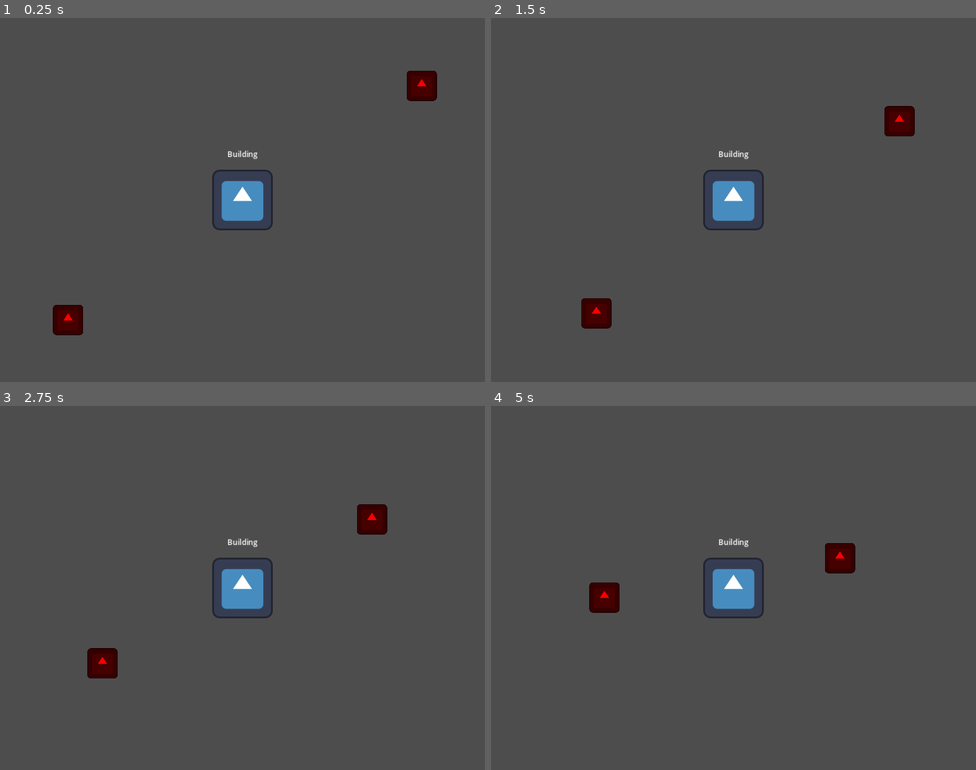
Above: before the commit, frames 1-4 (two rows, left to right).
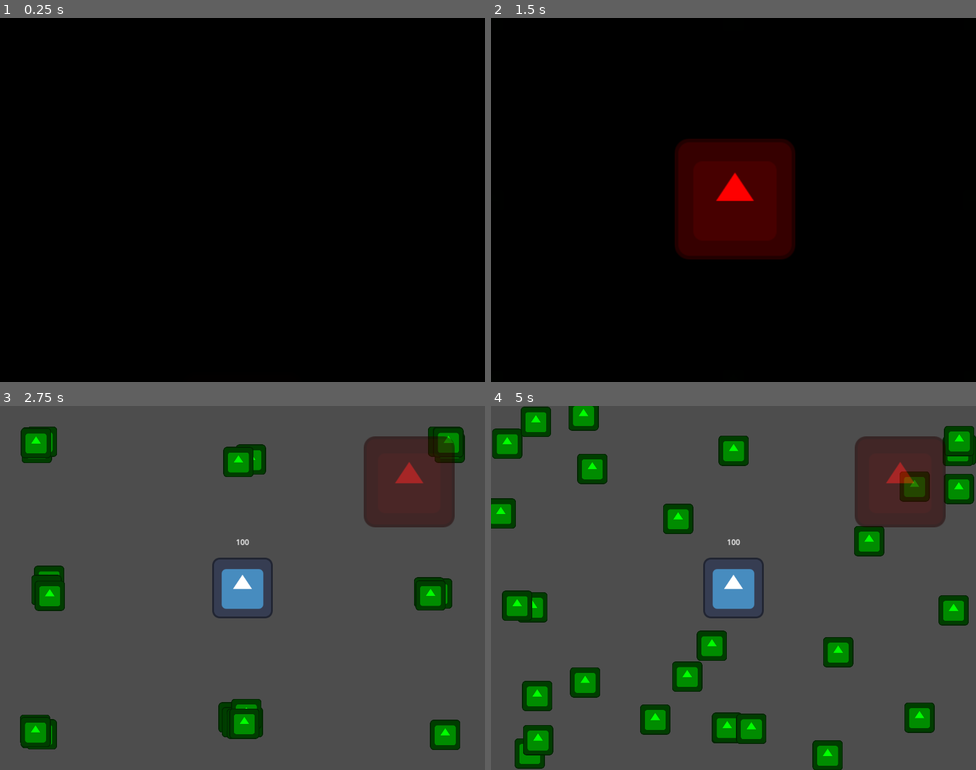
Above: after the commit, the same moments.

Repository: SamuelScerri/Score-Space-Jam
Game: Godot game, scene res://Game Area.tscn
Two runs of this game, one before a commit and one after it. Both use one fixed random seed, a clock stepped at 60 frames per second and the inputs below. The engine's default icon, where the game draws it, is replaced by a stand-in: a white triangle on a blue panel in a dark square.
Inputs (mouse positions are in pixels of both pictures, inside the frame that each line leads up to):
- Up to frame 1 (0.25 s): no input
- Up to frame 2 (1.5 s): click (733, 305) at 1.25 s, where only the run after the commit has a clickable "Confirm"
- Up to frame 3 (2.75 s): no input
- Up to frame 4 (5 s): no input

The runs differ from the first frame. In frame 1, 100% of the frame differs, in the area x 0-100%, y 0-100%; in frame 2, 100%; in frame 3, 11%; in frame 4, 18%.

Commit message:
Added Citizens & Polished
Enemies Will Now Spawn Behind The Furthest Citizen, Citizens Will Move Around The Are Freely Whilst Avoiding The Boundaries As Well As The Building

Diff:
--- /dev/null
+++ b/Game Area.gd
@@ -0,0 +1,42 @@
+extends Node
+
+var score: int = 0
+
+@onready var user_interface = $Interface
+
+@export var max_citizens_in_area = 32
+@export var enemy_chance_percentage = .2
+
+@export var citizen_node: PackedScene
+@export var enemy_node: PackedScene
+
+func _ready():
+	Global.current_game_area = self
+	get_tree().paused = true
+
+	#We Will Now Create A Bunch Of Citizens
+	for i in range(max_citizens_in_area):
+		var citizen = citizen_node.instantiate()
+		citizen.global_position = Vector2(randi_range(0, 1) * (1024 / randi_range(1, 2)), randi_range(0, 1) * (768 / randi_range(1, 2)))
+		add_child(citizen)
+
+func start_game():
+	get_tree().paused = false
+	print("Starting Game")
+
+func get_furthest_citizen(citizens: Array, building):
+	var furthest_citizen: CharacterBody2D = null
+	var furthest_distance = 0
+
+	for citizen in citizens:
+		if furthest_distance == 0 or citizen.global_position.distance_to(building.global_position) > furthest_distance:
+			furthest_citizen = citizen
+			furthest_distance = citizen.global_position.distance_to(building.global_position)
+
+	return furthest_citizen
+
+func _on_spawn_delay_timeout():
+	var furthest_citizen = get_furthest_citizen(get_tree().get_nodes_in_group("Citizen"), get_tree().get_first_node_in_group("Building"))
+	var enemy = enemy_node.instantiate()
+	enemy.global_position = furthest_citizen.global_position
+	add_child(enemy)
--- a/Game Area.tscn
+++ b/Game Area.tscn
@@ -1,13 +1,24 @@
-[gd_scene load_steps=3 format=3 uid="uid://bcarqfq1aej1t"]
+[gd_scene load_steps=6 format=3 uid="uid://bcarqfq1aej1t"]
 
 [ext_resource type="PackedScene" uid="uid://b38v3dryhbbjo" path="res://Nodes/Building.tscn" id="1_r261b"]
+[ext_resource type="Script" path="res://Game Area.gd" id="1_sroek"]
 [ext_resource type="PackedScene" uid="uid://cm2ftyt7r5ag0" path="res://Nodes/Enemy.tscn" id="2_216sn"]
+[ext_resource type="PackedScene" uid="uid://dct41s4dgk0i4" path="res://Interface.tscn" id="2_tfo6k"]
+[ext_resource type="PackedScene" uid="uid://ids3m7jc5tp5" path="res://Nodes/Citizen.tscn" id="4_3nsmv"]
 
 [node name="Game Area" type="Node"]
+process_mode = 1
+script = ExtResource("1_sroek")
+citizen_node = ExtResource("4_3nsmv")
+enemy_node = ExtResource("2_216sn")
+
+[node name="Interface" parent="." instance=ExtResource("2_tfo6k")]
+visible = false
 
 [node name="Building" parent="." instance=ExtResource("1_r261b")]
 
-[node name="Enemy" parent="." instance=ExtResource("2_216sn")]
+[node name="Spawn Delay" type="Timer" parent="."]
+wait_time = 4.0
+autostart = true
 
-[node name="Enemy3" parent="." instance=ExtResource("2_216sn")]
-position = Vector2(896, 128)
+[connection signal="timeout" from="Spawn Delay" to="." method="_on_spawn_delay_timeout"]
--- /dev/null
+++ b/Interface.tscn
@@ -0,0 +1,191 @@
+[gd_scene load_steps=7 format=3 uid="uid://dct41s4dgk0i4"]
+
+[ext_resource type="Script" path="res://Scripts/User Interface.gd" id="1_hxl12"]
+[ext_resource type="Texture2D" uid="uid://deh46ylnqx6qi" path="res://icon.svg" id="2_qjuej"]
+
+[sub_resource type="Animation" id="Animation_ribx5"]
+resource_name = "Begin"
+tracks/0/type = "value"
+tracks/0/imported = false
+tracks/0/enabled = true
+tracks/0/path = NodePath("Target:position")
+tracks/0/interp = 2
+tracks/0/loop_wrap = true
+tracks/0/keys = {
+"times": PackedFloat32Array(0, 1),
+"transitions": PackedFloat32Array(-2, -2),
+"update": 0,
+"values": [Vector2(512, 384), Vector2(864, 160)]
+}
+tracks/1/type = "value"
+tracks/1/imported = false
+tracks/1/enabled = true
+tracks/1/path = NodePath("Target:scale")
+tracks/1/interp = 2
+tracks/1/loop_wrap = true
+tracks/1/keys = {
+"times": PackedFloat32Array(0, 1),
+"transitions": PackedFloat32Array(-2, -2),
+"update": 0,
+"values": [Vector2(2, 2), Vector2(1.5, 1.5)]
+}
+tracks/2/type = "value"
+tracks/2/imported = false
+tracks/2/enabled = true
+tracks/2/path = NodePath("Target/Button:modulate")
+tracks/2/interp = 2
+tracks/2/loop_wrap = true
+tracks/2/keys = {
+"times": PackedFloat32Array(0, 0.1),
+"transitions": PackedFloat32Array(-2, -2),
+"update": 0,
+"values": [Color(1, 1, 1, 1), Color(1, 1, 1, 0)]
+}
+tracks/3/type = "value"
+tracks/3/imported = false
+tracks/3/enabled = true
+tracks/3/path = NodePath("Target/Button:disabled")
+tracks/3/interp = 1
+tracks/3/loop_wrap = true
+tracks/3/keys = {
+"times": PackedFloat32Array(0),
+"transitions": PackedFloat32Array(1),
+"update": 1,
+"values": [true]
+}
+tracks/4/type = "value"
+tracks/4/imported = false
+tracks/4/enabled = true
+tracks/4/path = NodePath("Background:color")
+tracks/4/interp = 2
+tracks/4/loop_wrap = true
+tracks/4/keys = {
+"times": PackedFloat32Array(0, 1),
+"transitions": PackedFloat32Array(-2, -2),
+"update": 0,
+"values": [Color(0, 0, 0, 1), Color(0, 0, 0, 0)]
+}
+tracks/5/type = "value"
+tracks/5/imported = false
+tracks/5/enabled = true
+tracks/5/path = NodePath("Target:self_modulate")
+tracks/5/interp = 2
+tracks/5/loop_wrap = true
+tracks/5/keys = {
+"times": PackedFloat32Array(0, 1),
+"transitions": PackedFloat32Array(-2, -2),
+"update": 0,
+"values": [Color(1, 0, 0, 1), Color(1, 0, 0, 0.501961)]
+}
+
+[sub_resource type="Animation" id="Animation_oqim6"]
+resource_name = "Idle"
+
+[sub_resource type="Animation" id="Animation_gr5k4"]
+resource_name = "Show"
+tracks/0/type = "value"
+tracks/0/imported = false
+tracks/0/enabled = true
+tracks/0/path = NodePath("Target:position")
+tracks/0/interp = 2
+tracks/0/loop_wrap = true
+tracks/0/keys = {
+"times": PackedFloat32Array(0, 1),
+"transitions": PackedFloat32Array(-2, -2),
+"update": 0,
+"values": [Vector2(512, 896), Vector2(512, 384)]
+}
+tracks/1/type = "value"
+tracks/1/imported = false
+tracks/1/enabled = true
+tracks/1/path = NodePath("Target/Button:disabled")
+tracks/1/interp = 1
+tracks/1/loop_wrap = true
+tracks/1/keys = {
+"times": PackedFloat32Array(0),
+"transitions": PackedFloat32Array(1),
+"update": 1,
+"values": [false]
+}
+tracks/2/type = "value"
+tracks/2/imported = false
+tracks/2/enabled = true
+tracks/2/path = NodePath("Modulate:color")
+tracks/2/interp = 2
+tracks/2/loop_wrap = true
+tracks/2/keys = {
+"times": PackedFloat32Array(0, 1),
+"transitions": PackedFloat32Array(-2, -2),
+"update": 0,
+"values": [Color(0, 0, 0, 1), Color(1, 1, 1, 1)]
+}
+tracks/3/type = "value"
+tracks/3/imported = false
+tracks/3/enabled = true
+tracks/3/path = NodePath("Background:color")
+tracks/3/interp = 2
+tracks/3/loop_wrap = true
+tracks/3/keys = {
+"times": PackedFloat32Array(0),
+"transitions": PackedFloat32Array(-2),
+"update": 0,
+"values": [Color(0, 0, 0, 1)]
+}
+tracks/4/type = "value"
+tracks/4/imported = false
+tracks/4/enabled = true
+tracks/4/path = NodePath(".:visible")
+tracks/4/interp = 1
+tracks/4/loop_wrap = true
+tracks/4/keys = {
+"times": PackedFloat32Array(0),
+"transitions": PackedFloat32Array(1),
+"update": 1,
+"values": [true]
+}
+
+[sub_resource type="AnimationLibrary" id="AnimationLibrary_avmb6"]
+_data = {
+"Begin": SubResource("Animation_ribx5"),
+"Idle": SubResource("Animation_oqim6"),
+"Show": SubResource("Animation_gr5k4")
+}
+
+[node name="Interface" type="Node2D"]
+process_mode = 3
+z_index = 4096
+script = ExtResource("1_hxl12")
+metadata/_edit_group_ = true
+
+[node name="Background" type="ColorRect" parent="."]
+offset_right = 1024.0
+offset_bottom = 768.0
+color = Color(0, 0, 0, 1)
+
+[node name="Modulate" type="CanvasModulate" parent="."]
+modulate = Color(0, 0, 0, 1)
+color = Color(0, 0, 0, 1)
+
+[node name="Target" type="Sprite2D" parent="."]
+self_modulate = Color(1, 0, 0, 1)
+z_index = 4096
+position = Vector2(512, 896)
+scale = Vector2(2, 2)
+texture = ExtResource("2_qjuej")
+metadata/_edit_group_ = true
+
+[node name="Button" type="Button" parent="Target"]
+offset_left = -32.0
+offset_top = 96.0
+offset_right = 32.0
+offset_bottom = 128.0
+theme_override_font_sizes/font_size = 8
+text = "Confirm"
+
+[node name="Animator" type="AnimationPlayer" parent="."]
+autoplay = "Show"
+libraries = {
+"": SubResource("AnimationLibrary_avmb6")
+}
+
+[connection signal="pressed" from="Target/Button" to="." method="start_game"]
--- a/Nodes/Building.tscn
+++ b/Nodes/Building.tscn
@@ -1,12 +1,63 @@
-[gd_scene load_steps=3 format=3 uid="uid://b38v3dryhbbjo"]
+[gd_scene load_steps=7 format=3 uid="uid://b38v3dryhbbjo"]
 
 [ext_resource type="Texture2D" uid="uid://deh46ylnqx6qi" path="res://icon.svg" id="1_kp4ft"]
+[ext_resource type="Script" path="res://Scripts/Building.gd" id="1_pgcdw"]
+[ext_resource type="AudioStream" uid="uid://crt12k6g34oc0" path="res://Resources/Sound Effects/Explosion.wav" id="3_omg0c"]
 
 [sub_resource type="RectangleShape2D" id="RectangleShape2D_8gcbb"]
-size = Vector2(128, 128)
+size = Vector2(1, 1)
+
+[sub_resource type="Animation" id="Animation_gtp3u"]
+resource_name = "Damage"
+length = 0.2
+step = 0.05
+tracks/0/type = "value"
+tracks/0/imported = false
+tracks/0/enabled = true
+tracks/0/path = NodePath("Sprite:scale")
+tracks/0/interp = 2
+tracks/0/loop_wrap = true
+tracks/0/keys = {
+"times": PackedFloat32Array(0, 0.05, 0.2),
+"transitions": PackedFloat32Array(-2, -2, -2),
+"update": 0,
+"values": [Vector2(1, 1), Vector2(1.2, 1.2), Vector2(1, 1)]
+}
+tracks/1/type = "value"
+tracks/1/imported = false
+tracks/1/enabled = true
+tracks/1/path = NodePath("Sprite:modulate")
+tracks/1/interp = 2
+tracks/1/loop_wrap = true
+tracks/1/keys = {
+"times": PackedFloat32Array(0, 0.2),
+"transitions": PackedFloat32Array(-2, -2),
+"update": 0,
+"values": [Color(1, 0, 0, 1), Color(1, 1, 1, 1)]
+}
+tracks/2/type = "method"
+tracks/2/imported = false
+tracks/2/enabled = true
+tracks/2/path = NodePath("Damage")
+tracks/2/interp = 1
+tracks/2/loop_wrap = true
+tracks/2/keys = {
+"times": PackedFloat32Array(0),
+"transitions": PackedFloat32Array(1),
+"values": [{
+"args": [0.0],
+"method": &"play"
+}]
+}
+
+[sub_resource type="AnimationLibrary" id="AnimationLibrary_nwt5y"]
+_data = {
+"Damage": SubResource("Animation_gtp3u")
+}
 
 [node name="Building" type="StaticBody2D" groups=["Building"]]
 position = Vector2(512, 384)
+script = ExtResource("1_pgcdw")
 metadata/_edit_group_ = true
 
 [node name="Sprite" type="Sprite2D" parent="."]
@@ -24,3 +75,14 @@
 
 [node name="Collider" type="CollisionShape2D" parent="."]
 shape = SubResource("RectangleShape2D_8gcbb")
+
+[node name="Animation" type="AnimationPlayer" parent="."]
+method_call_mode = 1
+libraries = {
+"": SubResource("AnimationLibrary_nwt5y")
+}
+
+[node name="Damage" type="AudioStreamPlayer" parent="."]
+stream = ExtResource("3_omg0c")
+volume_db = -16.0
+max_polyphony = 16
--- /dev/null
+++ b/Nodes/Citizen.tscn
@@ -0,0 +1,23 @@
+[gd_scene load_steps=4 format=3 uid="uid://ids3m7jc5tp5"]
+
+[ext_resource type="Texture2D" uid="uid://deh46ylnqx6qi" path="res://icon.svg" id="1_8i5ln"]
+[ext_resource type="Script" path="res://Scripts/Citizen.gd" id="1_slcp4"]
+
+[sub_resource type="RectangleShape2D" id="RectangleShape2D_iol2f"]
+size = Vector2(64, 64)
+
+[node name="Citizen" type="CharacterBody2D" groups=["Citizen"]]
+z_index = -4095
+position = Vector2(512, 384)
+collision_layer = 2
+collision_mask = 0
+script = ExtResource("1_slcp4")
+metadata/_edit_group_ = true
+
+[node name="Sprite" type="Sprite2D" parent="."]
+modulate = Color(0, 1, 0, 1)
+scale = Vector2(0.5, 0.5)
+texture = ExtResource("1_8i5ln")
+
+[node name="Collider" type="CollisionShape2D" parent="."]
+shape = SubResource("RectangleShape2D_iol2f")
--- a/Nodes/Enemy.tscn
+++ b/Nodes/Enemy.tscn
@@ -6,9 +6,31 @@
 [sub_resource type="RectangleShape2D" id="RectangleShape2D_1c67k"]
 size = Vector2(128, 128)
 
+[sub_resource type="Animation" id="Animation_37fw0"]
+resource_name = "Death"
+length = 0.2
+step = 0.05
+tracks/0/type = "value"
+tracks/0/imported = false
+tracks/0/enabled = true
+tracks/0/path = NodePath("Icon:scale")
+tracks/0/interp = 1
+tracks/0/loop_wrap = true
+tracks/0/keys = {
+"times": PackedFloat32Array(0, 0.05, 0.2),
+"transitions": PackedFloat32Array(-2, -2, -2),
+"update": 0,
+"values": [Vector2(1, 1), Vector2(1.2, 1.2), Vector2(1, 1)]
+}
+
+[sub_resource type="AnimationLibrary" id="AnimationLibrary_b4p4n"]
+_data = {
+"Death": SubResource("Animation_37fw0")
+}
+
 [node name="Enemy" type="CharacterBody2D"]
 modulate = Color(1, 0, 0, 1)
-position = Vector2(128, 640)
+z_index = -4096
 scale = Vector2(0.5, 0.5)
 collision_layer = 2
 motion_mode = 1
@@ -21,3 +43,8 @@
 
 [node name="Collider" type="CollisionShape2D" parent="."]
 shape = SubResource("RectangleShape2D_1c67k")
+
+[node name="Feedback" type="AnimationPlayer" parent="."]
+libraries = {
+"": SubResource("AnimationLibrary_b4p4n")
+}
--- a/Scripts/Building.gd
+++ b/Scripts/Building.gd
@@ -0,0 +1,15 @@
+extends StaticBody2D
+
+var health = 100
+
+func _ready():
+	update_information()
+
+func damage(amount: int = 10):
+	health -= amount
+
+	update_information()
+	$Animation.play("Damage")
+
+func update_information():
+	$Sprite/Label.text = str(health)
--- /dev/null
+++ b/Scripts/Citizen.gd
@@ -0,0 +1,70 @@
+extends CharacterBody2D
+
+@export_subgroup("Movement")
+@export var movement_speed: int = 96
+@export var difference_between_move: int = 96
+
+@export_subgroup("Randomness")
+@export var stray_angle_max: int = 360
+@export var stray_angle_min: int = 360
+@export var stop_straying_distance: int = 128
+
+var destination
+var buildings
+
+var dead: bool = false
+
+func _ready():
+	buildings = get_tree().get_nodes_in_group("Building")
+	destination = global_position
+	change_destination()
+
+func _physics_process(_delta):
+	if not dead:
+		if global_position.distance_to(destination) < 1:
+			change_destination()
+
+		var direction = Vector2.ZERO
+
+		if global_position.x < 32:
+			direction.x = 1
+		elif global_position.x > 992:
+			direction.x = -1
+
+		if global_position.y < 32:
+			direction.y = 1
+		elif global_position.y > 736:
+			direction.y = -1
+
+		if direction != Vector2.ZERO:
+			destination = global_position + direction.normalized() * difference_between_move / 2
+
+		#Here The Citizen Will Avoid Buildings
+		for building in buildings:
+			if global_position.distance_to(building.global_position) < stop_straying_distance:
+				destination = global_position + (global_position - building.global_position).normalized() * difference_between_move / 2
+				break
+
+		var difference = (destination - global_position).normalized()
+		velocity = velocity.move_toward(difference * movement_speed, 4)
+
+	else:
+		velocity = velocity.move_toward(Vector2.ZERO, 8)
+
+	move_and_slide()
+
+#Here We Pick A Random Destination That Is Close To The Building
+func change_destination():
+	var found = false
+
+	if not found:
+		#Here We Get The Angle Of The Difference, And Randomize It A Bit To Give A Sort Of Zig-Zag Movement
+		var angle = deg_to_rad(randf_range(-stray_angle_min, stray_angle_max))
+		destination = global_position + Vector2(cos(angle), sin(angle)) * difference_between_move
+
+
+
+func die():
+	dead = true
+	$Feedback.play("Death")
+	velocity = Vector2(0, -320)
--- a/Scripts/Enemy.gd
+++ b/Scripts/Enemy.gd
@@ -1,7 +1,7 @@
 extends CharacterBody2D
 
 @export_subgroup("Movement")
-@export var movement_speed: int = 64
+@export var movement_speed: int = 96
 @export var difference_between_move: int = 96
 
 @export_subgroup("Randomness")
@@ -11,6 +11,8 @@
 
 var building_target
 var destination
+
+var dead: bool = false
 
 func pick_random_building(buildings: Array):
 	return buildings[randi_range(0, buildings.size() - 1)]
@@ -22,29 +24,38 @@
 	change_destination()
 
 func _physics_process(_delta):
-	if global_position.distance_to(destination) < .1:
-		change_destination()
+	if not dead:
+		check_for_collision()
 
-	var difference = (destination - global_position).normalized()
-	velocity = difference * movement_speed
+		#If The Enemy Is Close To The Building, They Will Stop Zig-Zagging And Make A Bee-Line For It
+		if global_position.distance_to(building_target.global_position) < stop_straying_distance:
+			destination = building_target.global_position
+
+		elif global_position.distance_to(destination) < 1:
+			change_destination()
+
+		var difference = (destination - global_position).normalized()
+		velocity = velocity.move_toward(difference * movement_speed, 4)
+
+	else:
+		velocity = velocity.move_toward(Vector2.ZERO, 8)
+
 	move_and_slide()
-
-	check_for_collision()
 
 #Here We Pick A Random Destination That Is Close To The Building
 func change_destination():
 	#Get The Direction Difference
 	var direction = (building_target.global_position - global_position).normalized()
 
-	#If The Enemy Is Close To The Building, They Will Stop Zig-Zagging And Make A Bee-Line For It
-	if global_position.distance_to(building_target.global_position) < stop_straying_distance:
-		destination = building_target.global_position
-
-	#Here We Get The Angle Of The Difference, And Randomize It A Bit To Give A Sort Of Zig-Zag Movement
-	else:
-		var angle = direction.angle() + deg_to_rad(randf_range(-stray_angle_min, stray_angle_max))
-		destination = global_position + Vector2(cos(angle), sin(angle)) * difference_between_move
+	var angle = direction.angle() + deg_to_rad(randf_range(-stray_angle_min, stray_angle_max))
+	destination = global_position + Vector2(cos(angle), sin(angle)) * difference_between_move
 
 func check_for_collision():
 	if get_slide_collision_count() != 0:
+		building_target.damage()
 		queue_free()
+
+func die():
+	dead = true
+	$Feedback.play("Death")
+	velocity = Vector2(0, -320)
--- /dev/null
+++ b/Scripts/Global.gd
@@ -0,0 +1,3 @@
+extends Node
+
+var current_game_area: Node
--- /dev/null
+++ b/Scripts/Manager.gd
@@ -0,0 +1,11 @@
+extends Node
+
+
+# Called when the node enters the scene tree for the first time.
+func _ready():
+	pass # Replace with function body.
+
+
+# Called every frame. 'delta' is the elapsed time since the previous frame.
+func _process(delta):
+	pass
--- /dev/null
+++ b/Scripts/User Interface.gd
@@ -0,0 +1,6 @@
+extends Node
+
+func start_game():
+	$Animator.play("Begin")
+
+	Global.current_game_area.start_game()
--- a/project.godot
+++ b/project.godot
@@ -15,6 +15,10 @@
 config/features=PackedStringArray("4.0", "Mobile")
 config/icon="res://icon.svg"
 
+[autoload]
+
+Global="*res://Scripts/Global.gd"
+
 [display]
 
 window/size/viewport_width=1024
Not shown: 1 places in Nodes/Enemy.tscn that only renumber resources
Not shown, added: Resources/Sound Effects/Explosion.wav.import
Not shown, added: Resources/Sound Effects/Fire.mp3.import
Not shown, added: Resources/Sound Effects/Explosion.wav
Not shown, added: Resources/Sound Effects/Fire.mp3
